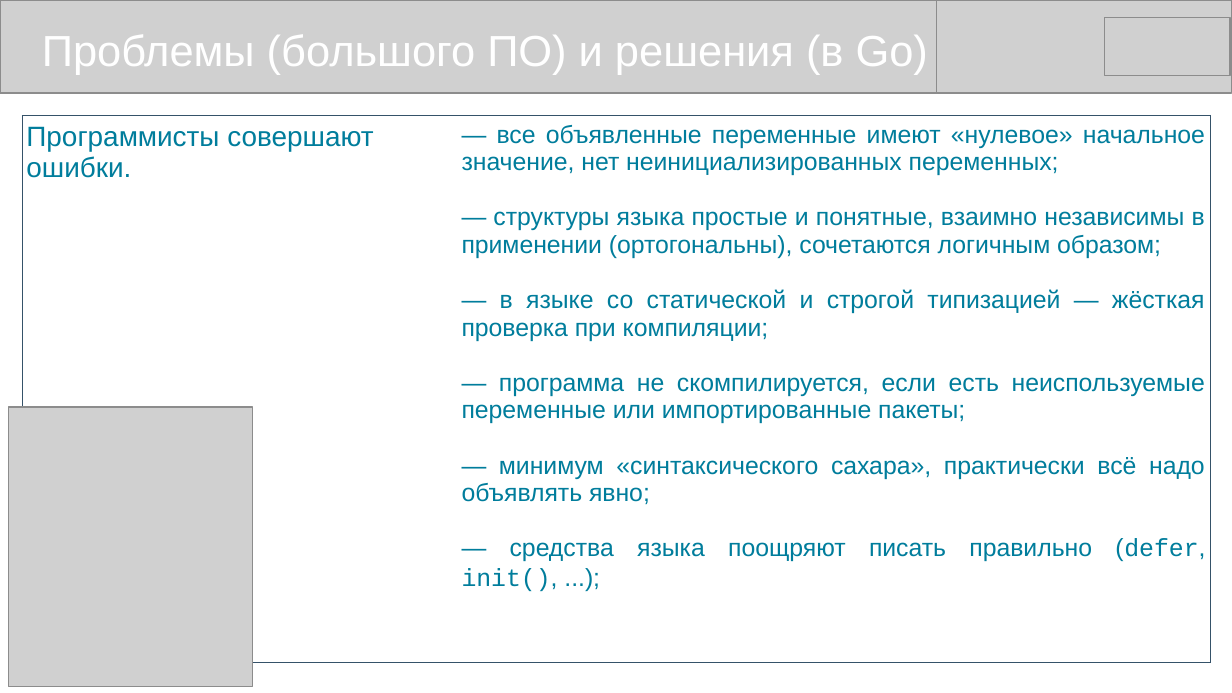
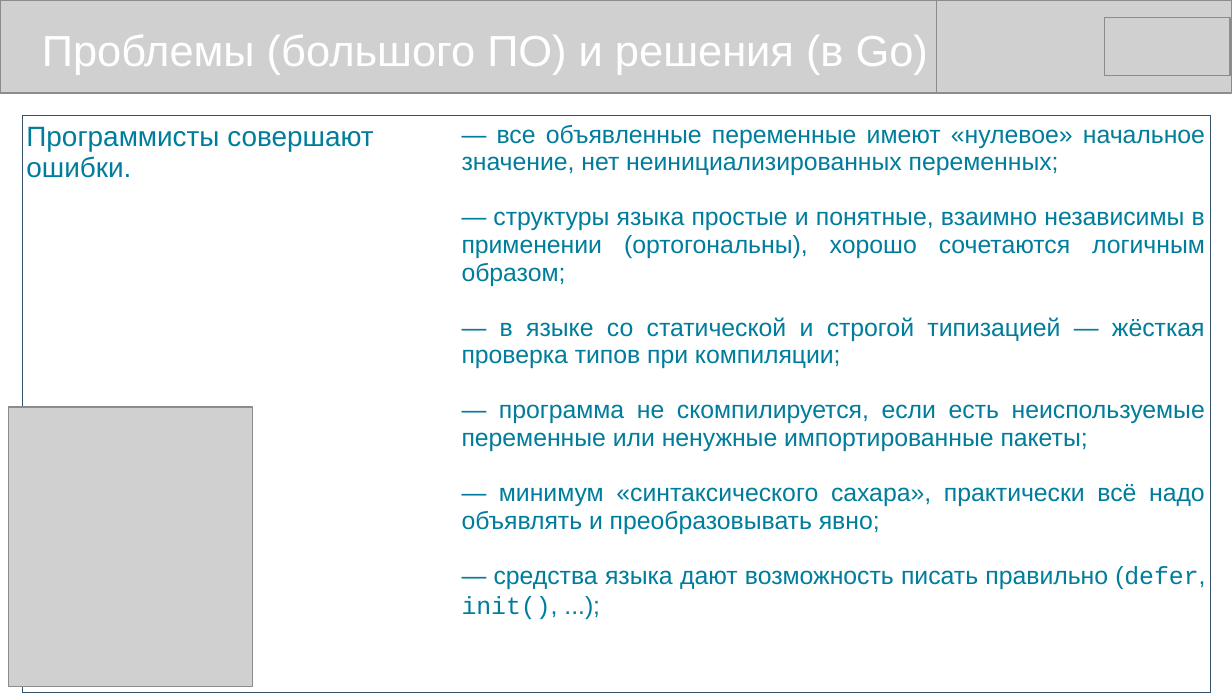
Before and after one commit to mike-shock/Go_language, a slide deck: slide 6 of view/Go_View.odp. Drawn at 1232x693 pixels with LibreOffice and Linux fonts; fonts in the diff are those of the drawing; grey boxes stand for pictures. Boxes give left, top, right and bottom in pixels: in the first picture for what was removed or moved away, otherwise in the second. Text is boxed around its words. In the diff, an @@ line names an element or a change of style, - is before the commit and + after.

```diff
--- a/view/Go_View.odp
+++ b/view/Go_View.odp
@@ table at (22,115,1211,653) @@
-row 1, column 2: — все объявленные переменные имеют «нулевое» начальное значение, нет неинициализированных переменных; / — структуры языка простые и понятные, взаимно независимы в применении (ортогональны), сочетаются логичным образом; / — в языке со статической и строгой типизацией — жёсткая проверка при компиляции; / — программа не скомпилируется, если есть неиспользуемые переменные или импортированные пакеты; / — минимум «синтаксического сахара», практически всё надо объявлять явно; / — средства языка поощряют писать правильно (defer, init(), ...);
+row 1, column 2: — все объявленные переменные имеют «нулевое» начальное значение, нет неинициализированных переменных; / — структуры языка простые и понятные, взаимно независимы в применении (ортогональны), хорошо сочетаются логичным образом; / — в языке со статической и строгой типизацией — жёсткая проверка типов при компиляции; / — программа не скомпилируется, если есть неиспользуемые переменные или ненужные импортированные пакеты; / — минимум «синтаксического сахара», практически всё надо объявлять и преобразовывать явно; / — средства языка дают возможность писать правильно (defer, init(), ...);
```
Also in this commit, not shown: 12 other slides changed, 3 other files.
